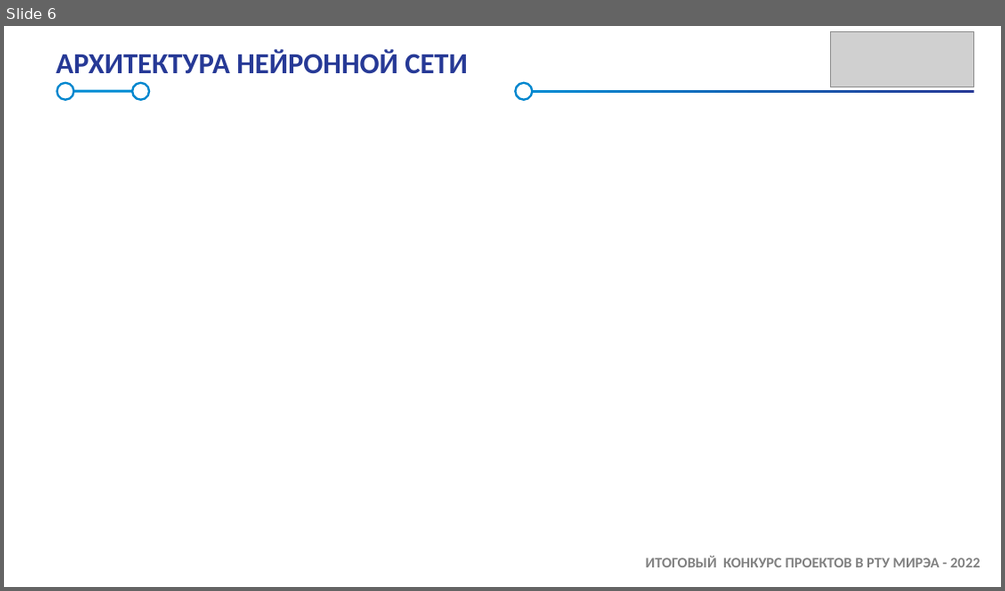
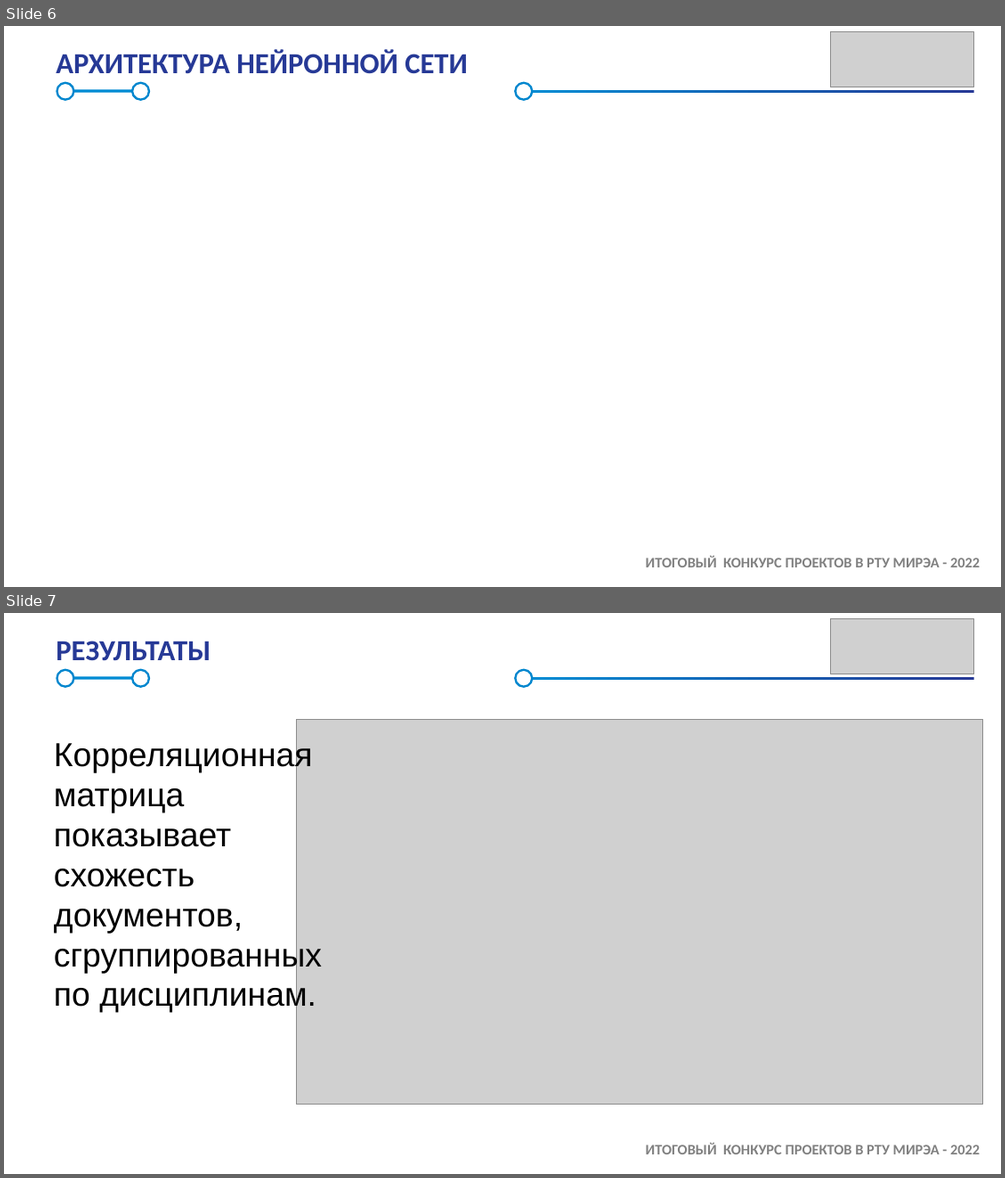
Before and after one commit to Amonimus/RPD_Samsonov, a slide deck: Samsung_Презентация.pptx. Shown one above the other, each under a label of ours: slide 6 before the commit, slides 6 and 7 after it. The pictures are 1005x591 and 1005x1178 pixels, drawn with LibreOffice and Linux fonts; fonts in the diff are those of the drawing; grey boxes stand for pictures; background and template pictures are left out. Boxes give left, top, right and bottom in pixels: in the first picture for what was removed or moved away, otherwise in the second. Text is boxed around its words. In the diff, an @@ line names an element or a change of style, - is before the commit and + after.

```diff
--- a/Samsung_Презентация.pptx
+++ b/Samsung_Презентация.pptx
@@ slide 7 added at <box>4,613,1001,1174</box>, background #FFFFFF; not listed: 7 template elements that a slide beside it also shows @@
@@ picture added at <box>830,619,973,674</box> @@
@@ text added at <box>56,641,210,661</box>, 28 pt, text #263996, bold @@
+РЕЗУЛЬТАТЫ
@@ picture added at <box>297,719,983,1104</box> @@
@@ text added at <box>54,740,322,1013</box>, 32 pt, text #000000 @@
+Корреляционная матрица показывает схожесть документов, сгруппированных по дисциплинам.
```
Also in this commit, not shown: 5 slides changed, 1 other slide added, 2 slides removed, 5 other files.
